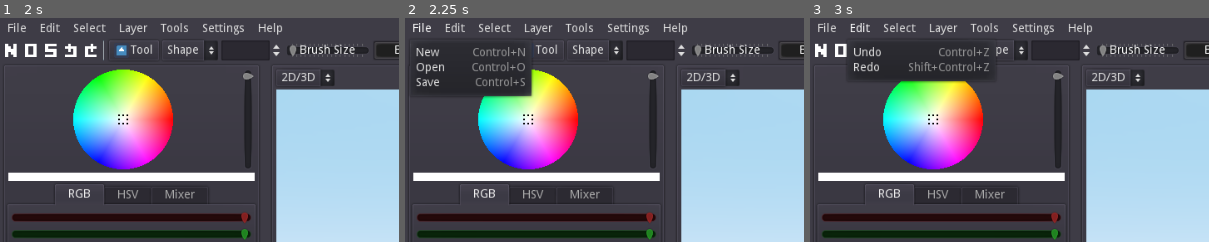
Above: before the commit, frames 1-3 (left to right).
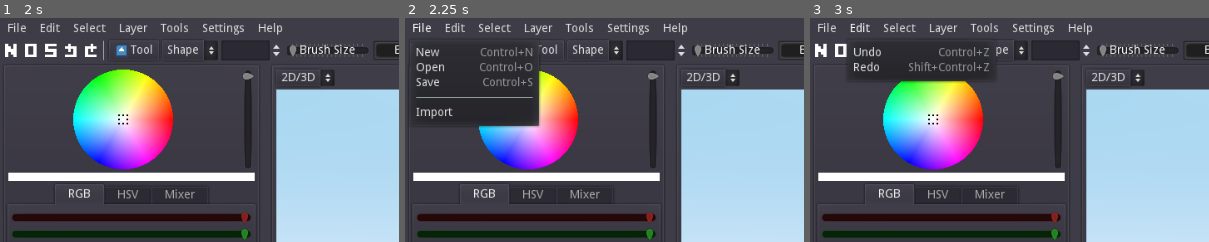
Above: after the commit, the same moments.

Repository: tianer2820/BetterSkin2
Game: Godot game, scene res://assets/gui_root.tscn
Two runs of this game, one before a commit and one after it. Both use one fixed random seed, a clock stepped at 60 frames per second and the inputs below. The engine's default icon, where the game draws it, is replaced by a stand-in: a white triangle on a blue panel in a dark square.
Inputs (mouse positions are % of the whole screen's width and height, from its top left):
- Up to frame 1 (2 s): click (1, 7) at 0.5 s; click (1, 7) at 1.25 s
- Up to frame 2 (2.25 s): click "File" at 2 s
- Up to frame 3 (3 s): click "Edit" at 2.75 s
The pictures show only the part of the screen within x 0-50%, y 0-50%; the shares and areas given below are measured in that part.

Frame 1 is identical in both runs. In frame 2, 4.9% of the frame differs, in the area x 2-35%, y 12-50%; in frame 3, nothing differs.

Commit message:
add import image option, text tool now use draw buffer layer

Diff:
--- /dev/null
+++ b/assets/global_dialogs/open_png_dialog.gd
@@ -0,0 +1,12 @@
+extends FileDialog
+
+
+
+func _on_OpenPNGDialog_files_selected(paths: PoolStringArray) -> void:
+	for path in paths:
+		path = path as String
+		var file_name = path.get_file().get_basename()
+		var new_layer = SkinLayer.new(file_name, Vector2(1, 1))
+		new_layer.image.load(path)
+		DocumentManager.add_layer(new_layer)
+	DocumentManager.queue_render_skin()
--- a/assets/gui_root.tscn
+++ b/assets/gui_root.tscn
@@ -8,6 +8,7 @@
 [ext_resource path="res://assets/main_color_selector/main_color_selector.tscn" type="PackedScene" id=6]
 [ext_resource path="res://assets/tool_selector/tool_selector.tscn" type="PackedScene" id=7]
 [ext_resource path="res://assets/menu_bar/menu_bar.tscn" type="PackedScene" id=8]
+[ext_resource path="res://assets/global_dialogs/open_png_dialog.gd" type="Script" id=9]
 
 [sub_resource type="StyleBoxFlat" id=1]
 content_margin_left = 3.0
@@ -360,4 +361,26 @@
 size_flags_horizontal = 3
 text = "Cancel"
 
+[node name="OpenPNGDialog" type="FileDialog" parent="GlobalDialogs"]
+visible = true
+anchor_left = 0.5
+anchor_top = 0.5
+anchor_right = 0.5
+anchor_bottom = 0.5
+margin_left = -208.0
+margin_top = -144.0
+margin_right = 208.0
+margin_bottom = 144.0
+rect_min_size = Vector2( 250, 87.5 )
+window_title = "Open File(s)"
+resizable = true
+mode = 1
+access = 2
+filters = PoolStringArray( "*.png; PNG Files" )
+show_hidden_files = true
+current_dir = "/Toby/Documents/MY OWN FILES/Programming/BetterSkin2"
+current_path = "/Toby/Documents/MY OWN FILES/Programming/BetterSkin2/"
+script = ExtResource( 9 )
+
 [connection signal="pick_color" from="VBox/MainSplit/SettingsSplit/ColorSelector" to="." method="_on_ColorSelector_pick_color"]
+[connection signal="files_selected" from="GlobalDialogs/OpenPNGDialog" to="GlobalDialogs/OpenPNGDialog" method="_on_OpenPNGDialog_files_selected"]
--- a/assets/menu_bar/menu_bar.gd
+++ b/assets/menu_bar/menu_bar.gd
@@ -10,6 +10,8 @@
 	file_menu.add_item("New", CST.Action.FILE_NEW, KEY_MASK_CMD | KEY_N)
 	file_menu.add_item("Open", CST.Action.FILE_OPEN, KEY_MASK_CMD | KEY_O)
 	file_menu.add_item("Save", CST.Action.FILE_SAVE, KEY_MASK_CMD | KEY_S)
+	file_menu.add_separator()
+	file_menu.add_item("Import", CST.Action.FILE_IMPORT)
 
 	var edit_menu = $EditButton.get_popup()
 	edit_menu.connect("id_pressed", self, "_on_edit_menu_id_pressed")
@@ -49,6 +51,9 @@
 		CST.Action.FILE_SAVE:
 			# save
 			pass
+		CST.Action.FILE_IMPORT:
+			# import a file as a layer
+			DocumentManager.ask_import()
 
 func _on_edit_menu_id_pressed(id: int):
 	match id:
--- a/scripts/cst.gd
+++ b/scripts/cst.gd
@@ -7,6 +7,7 @@
 	FILE_OPEN,
 	FILE_SAVE,
 	FILE_CLOSE,
+	FILE_IMPORT,
 
 	UNDO,
 	REDO,
--- a/scripts/document_manager.gd
+++ b/scripts/document_manager.gd
@@ -69,6 +69,10 @@
 # popup window to save skin to a file
 func ask_save_skin(save_as=false):
 	pass
+func ask_import():
+	var dialog: FileDialog = get_tree().root.get_node("GUIRoot/GlobalDialogs/OpenPNGDialog")
+	dialog.popup_centered()
+
 
 
 # load a new skin (currently invalid)
--- a/scripts/tools/test_tool.gd
+++ b/scripts/tools/test_tool.gd
@@ -37,7 +37,7 @@
 		_draw_pixel(uv)
 
 func _draw_pixel(uv):
-	var layer = DocumentManager.active_layer
+	var layer = DocumentManager.draw_buffer_layer
 	var img = layer.image
 	img.lock()
 	img.set_pixelv(uv, ToolManager.get_prime_color())
Not shown: 1 places in assets/gui_root.tscn that only renumber resources
